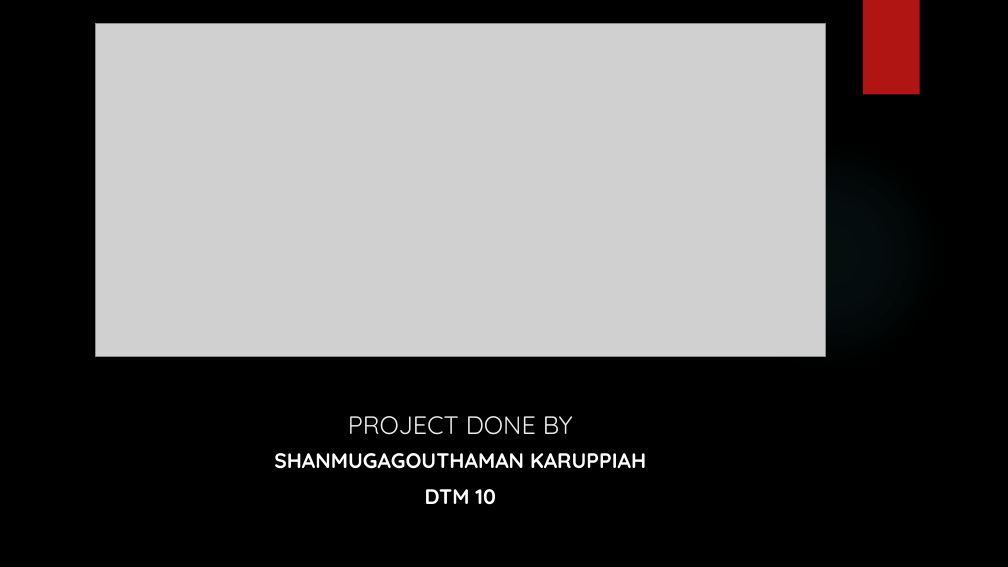
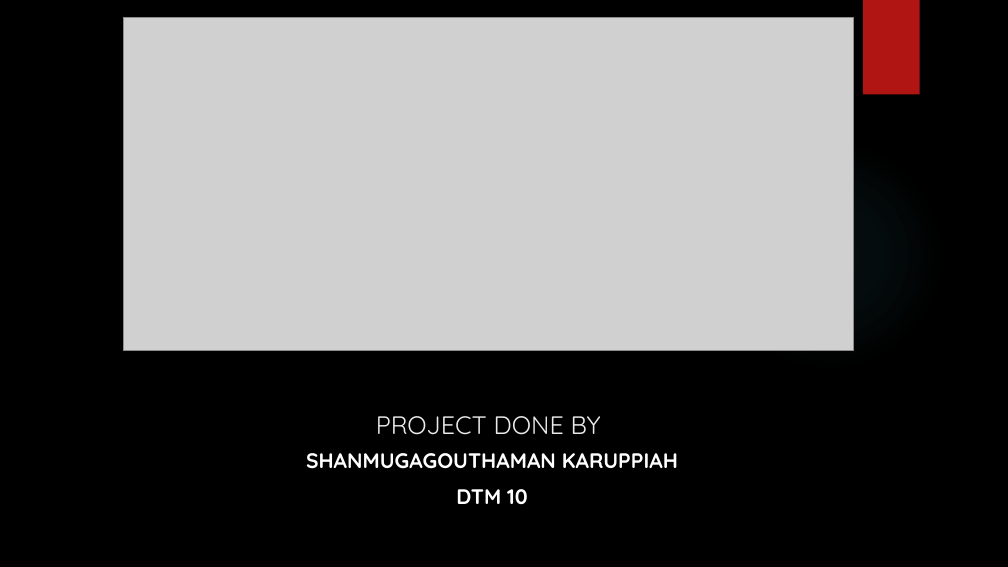
Before and after one commit to SG9822/E-Commerce-Analysis, a slide deck: slide 13 of E-COMMERCE ANALYSIS.pptx (slide 11 before the commit). Drawn at 1008x567 pixels with LibreOffice and Linux fonts; fonts in the diff are those of the drawing; grey boxes stand for pictures; background and template pictures are left out. Boxes give left, top, right and bottom in pixels: in the first picture for what was removed or moved away, otherwise in the second. Text is boxed around its words. In the diff, an @@ line names an element or a change of style, - is before the commit and + after.

```diff
--- a/E-COMMERCE ANALYSIS.pptx
+++ b/E-COMMERCE ANALYSIS.pptx
@@ picture: place and size @@
-picture at box(95, 23, 825, 356)
+picture at box(123, 18, 853, 351)
@@ title "PROJECT DONE BY": place and size @@
-title "PROJECT DONE BY" at box(348, 416, 573, 435)
+title "PROJECT DONE BY" at box(376, 416, 601, 435)
@@ text "SHANMUGAGOUTHAMAN KARUPPIAH": place and size @@
-text "SHANMUGAGOUTHAMAN KARUPPIAH" at box(274, 453, 646, 505)
+text "SHANMUGAGOUTHAMAN KARUPPIAH" at box(306, 453, 678, 504)
```
Also in this commit, not shown: 5 other slides changed, 2 slides added.
